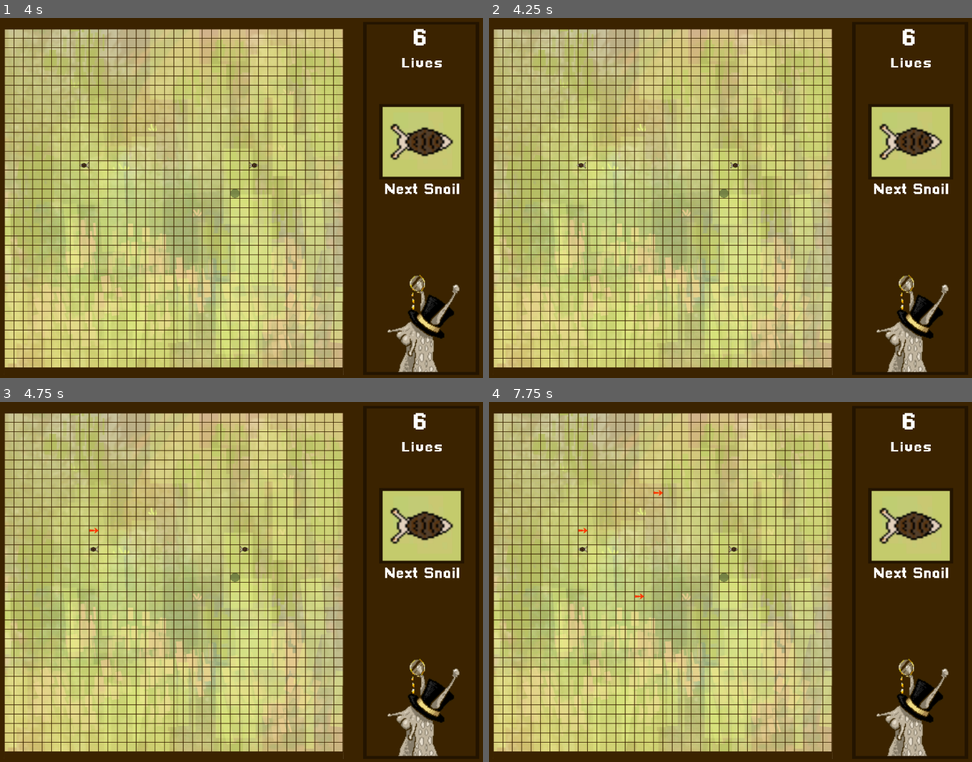
Above: before the commit, frames 1-4 (two rows, left to right).
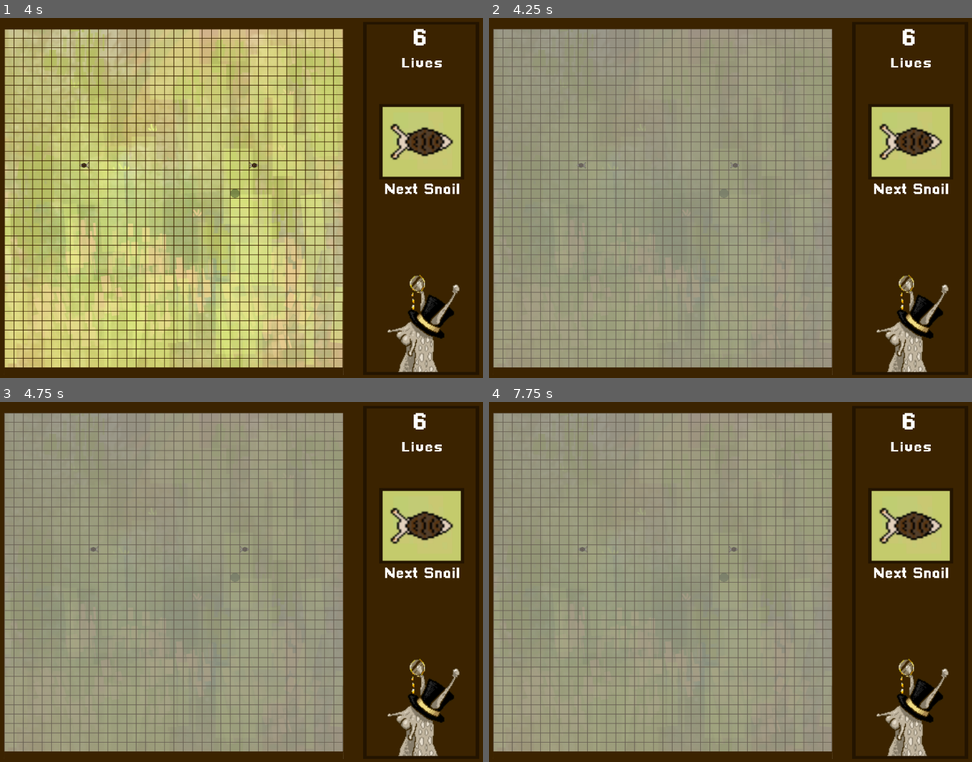
Above: after the commit, the same moments.

Repository: RNairn01/LD-51
Game: Godot game, scene res://scenes/screens/play_screen.tscn
Two runs of this game, one before a commit and one after it. Both use one fixed random seed, a clock stepped at 60 frames per second and the inputs below. Sound files missing from this copy of the repository are replaced by a short silence.
Inputs (mouse positions are in pixels of both pictures, inside the frame that each line leads up to):
- Up to frame 1 (4 s): tap Enter at 0.5, 2.75 s; move the mouse to (173, 198) at 0.52 s; click (173, 198) at 0.6 s; tap Space at 1.25, 3.5 s; move the mouse to (169, 194) at 1.27 s; right-click (169, 194) at 1.35 s; click (169, 194) at 1.42 s; move the mouse to (67, 165) at 2.02 s; click (67, 165) at 2.1 s; move the mouse to (265, 165) at 2.77 s; right-click (265, 165) at 2.85 s; click (265, 165) at 2.92 s; move the mouse to (396, 252) at 3.52 s; click (396, 252) at 3.6 s
- Up to frame 2 (4.25 s): tap Escape (pause) at 4.15 s
- Up to frame 3 (4.75 s): move the mouse to (96, 528) at 4.27 s; right-click (96, 528) at 4.35 s; click (96, 528) at 4.42 s
- Up to frame 4 (7.75 s): tap Enter at 5 s; move the mouse to (580, 531) at 5.02 s; click (580, 531) at 5.1 s; tap Space at 5.75 s; move the mouse to (658, 492) at 5.77 s; right-click (658, 492) at 5.85 s; click (658, 492) at 5.92 s; move the mouse to (658, 492) at 6.52 s; click (658, 492) at 6.6 s; move the mouse to (633, 600) at 7.27 s; right-click (633, 600) at 7.35 s; click (633, 600) at 7.42 s

Frame 1 is identical in both runs. In frame 2, 65% of the frame differs, in the area x 0-72%, y 2-98%; in frame 3, 65%; in frame 4, 65%.

Commit message:
Add pause overlay

Diff:
--- a/scenes/screens/play_screen.tscn
+++ b/scenes/screens/play_screen.tscn
@@ -14,6 +14,7 @@
 [ext_resource path="res://scenes/wall_section.tscn" type="PackedScene" id=12]
 [ext_resource path="res://scripts/game_state_manager.gd" type="Script" id=13]
 [ext_resource path="res://scripts/global_timer.gd" type="Script" id=14]
+[ext_resource path="res://scripts/pause_overlay.gd" type="Script" id=15]
 [ext_resource path="res://assets/sprites/side_panel.png" type="Texture" id=16]
 [ext_resource path="res://assets/sprites/mr_snailsworth.png" type="Texture" id=17]
 [ext_resource path="res://assets/sprites/next_snail_display.png" type="Texture" id=18]
@@ -23,36 +24,6 @@
 [ext_resource path="res://scripts/snail_order_manager.gd" type="Script" id=22]
 [ext_resource path="res://assets/sprites/test_circle.png" type="Texture" id=23]
 
-[sub_resource type="Animation" id=1]
-length = 0.001
-tracks/0/type = "value"
-tracks/0/path = NodePath("NextSnailSprite:modulate")
-tracks/0/interp = 1
-tracks/0/loop_wrap = true
-tracks/0/imported = false
-tracks/0/enabled = true
-tracks/0/keys = {
-"times": PoolRealArray( 0 ),
-"transitions": PoolRealArray( 1 ),
-"update": 0,
-"values": [ Color( 1, 1, 1, 1 ) ]
-}
-
-[sub_resource type="Animation" id=2]
-resource_name = "fade_out_and_in"
-tracks/0/type = "value"
-tracks/0/path = NodePath("NextSnailSprite:modulate")
-tracks/0/interp = 1
-tracks/0/loop_wrap = true
-tracks/0/imported = false
-tracks/0/enabled = true
-tracks/0/keys = {
-"times": PoolRealArray( 0, 1 ),
-"transitions": PoolRealArray( 1, 1 ),
-"update": 0,
-"values": [ Color( 1, 1, 1, 0 ), Color( 1, 1, 1, 1 ) ]
-}
-
 [sub_resource type="Animation" id=3]
 length = 0.001
 tracks/0/type = "value"
@@ -84,10 +55,119 @@
 "values": [ Color( 0, 0.913725, 0.184314, 0 ), Color( 0, 0.913725, 0.184314, 1 ) ]
 }
 
+[sub_resource type="Animation" id=1]
+length = 0.001
+tracks/0/type = "value"
+tracks/0/path = NodePath("NextSnailSprite:modulate")
+tracks/0/interp = 1
+tracks/0/loop_wrap = true
+tracks/0/imported = false
+tracks/0/enabled = true
+tracks/0/keys = {
+"times": PoolRealArray( 0 ),
+"transitions": PoolRealArray( 1 ),
+"update": 0,
+"values": [ Color( 1, 1, 1, 1 ) ]
+}
+
+[sub_resource type="Animation" id=2]
+resource_name = "fade_out_and_in"
+tracks/0/type = "value"
+tracks/0/path = NodePath("NextSnailSprite:modulate")
+tracks/0/interp = 1
+tracks/0/loop_wrap = true
+tracks/0/imported = false
+tracks/0/enabled = true
+tracks/0/keys = {
+"times": PoolRealArray( 0, 1 ),
+"transitions": PoolRealArray( 1, 1 ),
+"update": 0,
+"values": [ Color( 1, 1, 1, 0 ), Color( 1, 1, 1, 1 ) ]
+}
+
 [node name="Node2D" type="Node2D"]
 __meta__ = {
 "_edit_lock_": true
 }
+
+[node name="GameStateManager" type="Node" parent="."]
+script = ExtResource( 13 )
+
+[node name="GridClickManager" parent="." instance=ExtResource( 3 )]
+
+[node name="SnailOrderManager" type="Node2D" parent="."]
+script = ExtResource( 22 )
+
+[node name="LandingIndicator" type="Sprite" parent="SnailOrderManager"]
+modulate = Color( 0, 0.913725, 0.184314, 0 )
+texture = ExtResource( 23 )
+centered = false
+
+[node name="AnimationPlayer" type="AnimationPlayer" parent="SnailOrderManager"]
+anims/RESET = SubResource( 3 )
+anims/fade_in = SubResource( 4 )
+
+[node name="ArrowPlaceManager" parent="." instance=ExtResource( 2 )]
+
+[node name="GlobalTimer" type="Timer" parent="."]
+autostart = true
+script = ExtResource( 14 )
+
+[node name="HalfTickTimer" type="Timer" parent="GlobalTimer"]
+wait_time = 0.5
+autostart = true
+
+[node name="Camera2D" type="Camera2D" parent="."]
+position = Vector2( 822, 575 )
+current = true
+zoom = Vector2( 1.7, 1.7 )
+drag_margin_h_enabled = true
+drag_margin_v_enabled = true
+
+[node name="SnailNormal" parent="." instance=ExtResource( 1 )]
+position = Vector2( 160, 448 )
+
+[node name="SnailNormal2" parent="." instance=ExtResource( 1 )]
+position = Vector2( 928, 448 )
+snail_direction = Vector2( -1, 0 )
+
+[node name="MusicController" type="Node" parent="."]
+script = ExtResource( 10 )
+
+[node name="SpeedyThemePlayer" type="AudioStreamPlayer" parent="MusicController"]
+stream = ExtResource( 7 )
+
+[node name="FullThemePlayer" type="AudioStreamPlayer" parent="MusicController"]
+stream = ExtResource( 8 )
+
+[node name="BigThemePlayer" type="AudioStreamPlayer" parent="MusicController"]
+stream = ExtResource( 9 )
+
+[node name="NormalThemePlayer" type="AudioStreamPlayer" parent="MusicController"]
+stream = ExtResource( 7 )
+
+[node name="ExplosionPlayer" type="AudioStreamPlayer" parent="MusicController"]
+stream = ExtResource( 4 )
+
+[node name="SfxController" type="Node" parent="."]
+script = ExtResource( 5 )
+
+[node name="ExplosionPlayer" type="AudioStreamPlayer" parent="SfxController"]
+stream = ExtResource( 4 )
+
+[node name="Wall" parent="." instance=ExtResource( 12 )]
+position = Vector2( -24, -24 )
+
+[node name="Wall2" parent="." instance=ExtResource( 12 )]
+position = Vector2( 0, -24 )
+rotation = 1.5708
+
+[node name="Wall3" parent="." instance=ExtResource( 12 )]
+position = Vector2( -24, 1152 )
+
+[node name="Wall4" parent="." instance=ExtResource( 12 )]
+position = Vector2( 1176, -24 )
+rotation = 1.5708
 
 [node name="UI" type="Control" parent="."]
 margin_left = -32.0
@@ -155,81 +235,13 @@
 valign = 1
 script = ExtResource( 6 )
 
-[node name="GameStateManager" type="Node" parent="."]
-script = ExtResource( 13 )
-
-[node name="GridClickManager" parent="." instance=ExtResource( 3 )]
-
-[node name="SnailOrderManager" type="Node2D" parent="."]
-script = ExtResource( 22 )
-
-[node name="LandingIndicator" type="Sprite" parent="SnailOrderManager"]
-modulate = Color( 0, 0.913725, 0.184314, 0 )
-texture = ExtResource( 23 )
-centered = false
-
-[node name="AnimationPlayer" type="AnimationPlayer" parent="SnailOrderManager"]
-anims/RESET = SubResource( 3 )
-anims/fade_in = SubResource( 4 )
-
-[node name="ArrowPlaceManager" parent="." instance=ExtResource( 2 )]
-
-[node name="GlobalTimer" type="Timer" parent="."]
-autostart = true
-script = ExtResource( 14 )
-
-[node name="HalfTickTimer" type="Timer" parent="GlobalTimer"]
-wait_time = 0.5
-autostart = true
-
-[node name="Camera2D" type="Camera2D" parent="."]
-position = Vector2( 822, 575 )
-current = true
-zoom = Vector2( 1.7, 1.7 )
-drag_margin_h_enabled = true
-drag_margin_v_enabled = true
-
-[node name="SnailNormal" parent="." instance=ExtResource( 1 )]
-position = Vector2( 160, 448 )
-
-[node name="SnailNormal2" parent="." instance=ExtResource( 1 )]
-position = Vector2( 928, 448 )
-snail_direction = Vector2( -1, 0 )
-
-[node name="MusicController" type="Node" parent="."]
-script = ExtResource( 10 )
-
-[node name="SpeedyThemePlayer" type="AudioStreamPlayer" parent="MusicController"]
-stream = ExtResource( 7 )
-
-[node name="FullThemePlayer" type="AudioStreamPlayer" parent="MusicController"]
-stream = ExtResource( 8 )
-
-[node name="BigThemePlayer" type="AudioStreamPlayer" parent="MusicController"]
-stream = ExtResource( 9 )
-
-[node name="NormalThemePlayer" type="AudioStreamPlayer" parent="MusicController"]
-stream = ExtResource( 7 )
-
-[node name="ExplosionPlayer" type="AudioStreamPlayer" parent="MusicController"]
-stream = ExtResource( 4 )
-
-[node name="SfxController" type="Node" parent="."]
-script = ExtResource( 5 )
-
-[node name="ExplosionPlayer" type="AudioStreamPlayer" parent="SfxController"]
-stream = ExtResource( 4 )
-
-[node name="Wall" parent="." instance=ExtResource( 12 )]
-position = Vector2( -24, -24 )
-
-[node name="Wall2" parent="." instance=ExtResource( 12 )]
-position = Vector2( 0, -24 )
-rotation = 1.5708
-
-[node name="Wall3" parent="." instance=ExtResource( 12 )]
-position = Vector2( -24, 1152 )
-
-[node name="Wall4" parent="." instance=ExtResource( 12 )]
-position = Vector2( 1176, -24 )
-rotation = 1.5708
+[node name="CanvasLayer" type="CanvasLayer" parent="UI"]
+layer = 0
+follow_viewport_enable = true
+
+[node name="PauseOverlay" type="ColorRect" parent="UI/CanvasLayer"]
+visible = false
+margin_right = 1152.0
+margin_bottom = 1152.0
+color = Color( 0.501961, 0.501961, 0.501961, 0.647059 )
+script = ExtResource( 15 )
--- /dev/null
+++ b/scripts/pause_overlay.gd
@@ -0,0 +1,13 @@
+extends ColorRect
+
+onready var game_state_manager = get_node("/root/Node2D/GameStateManager")
+
+func _ready():
+	game_state_manager.connect("game_pause", self, "_on_pause")
+	game_state_manager.connect("game_unpause", self, "_on_unpause")
+
+func _on_pause():
+	self.visible = true
+
+func _on_unpause():
+	self.visible = false
Not shown: 1 places in scenes/screens/play_screen.tscn that only renumber resources
